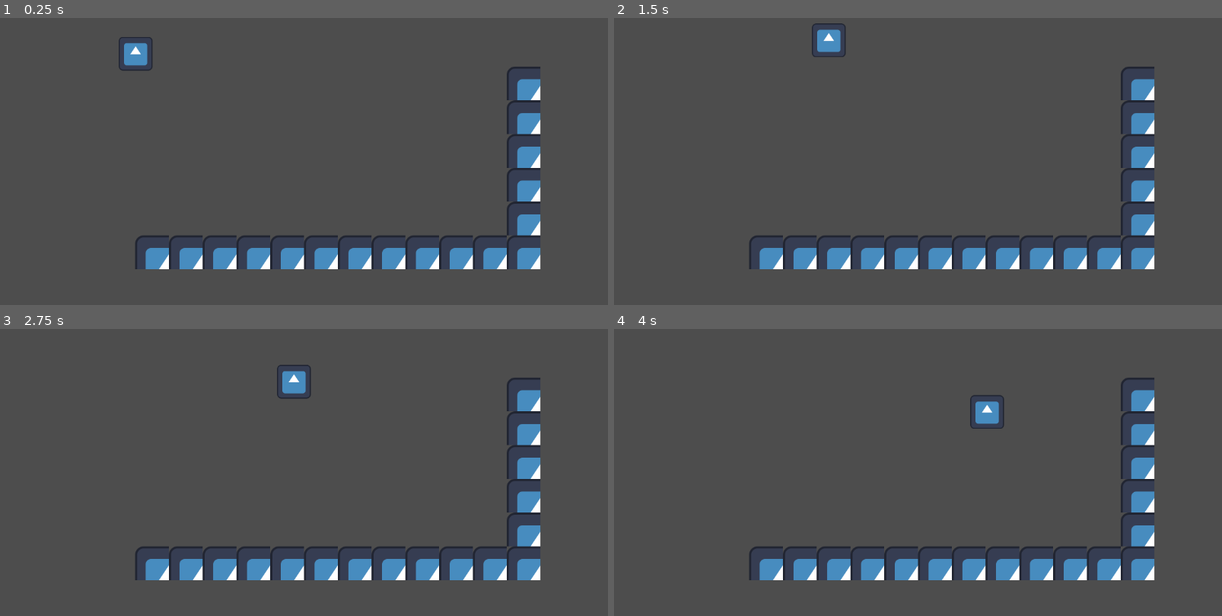
Above: before the commit, frames 1-4 (two rows, left to right).
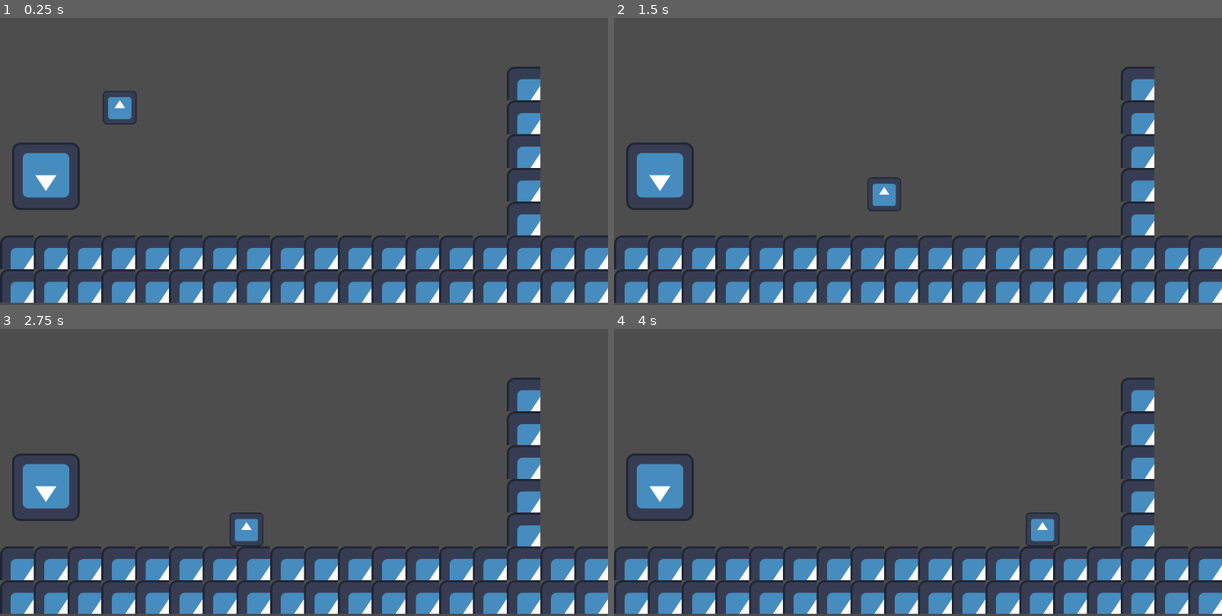
Above: after the commit, the same moments.

Repository: Will-Cupa/curvy-blast
Game: Godot game, scene res://scenes/tutoriel.tscn
Two runs of this game, one before a commit and one after it. Both use one fixed random seed, a clock stepped at 60 frames per second and the inputs below. The engine's default icon, where the game draws it, is replaced by a stand-in: a white triangle on a blue panel in a dark square.
Inputs:
- Up to frame 1 (0.25 s): no input
- Up to frame 2 (1.5 s): tap Enter (ui_accept) at 0.5, 1.35 s; hold Enter (ui_accept) 0.53-1.28 s; hold Right (ui_right) from 0.53 s (still down)
- Up to frame 3 (2.75 s): tap Enter (ui_accept) at 1.52, 1.82 s; release Right (ui_right) at 2.03 s; hold Left (ui_left) from 2.03 s (still down); hold Enter (ui_accept) from 2.03 s (still down)
- Up to frame 4 (4 s): release Left (ui_left) at 2.78 s; release Enter (ui_accept) at 2.78 s; hold Right (ui_right) from 2.78 s (still down); tap Enter (ui_accept) at 2.85, 3.02, 3.32 s; hold Enter (ui_accept) from 3.53 s (still down)

The runs differ from the first frame. In frame 1, 11% of the frame differs, in the area x 0-100%, y 6-100%; in frame 2, 11%; in frame 3, 11%; in frame 4, 11%, in the area x 0-100%, y 23-100%.

Commit message:
ajout d'un proto canon de test pour le player

Diff:
--- a/curvy-blast-the-game/scenes/player.tscn
+++ b/curvy-blast-the-game/scenes/player.tscn
@@ -39,7 +39,7 @@
 [sub_resource type="CircleShape2D" id="CircleShape2D_ib2r7"]
 radius = 32.0156
 
-[node name="CharacterBody2D" type="CharacterBody2D"]
+[node name="Player" type="CharacterBody2D"]
 script = ExtResource("1_dt2iw")
 
 [node name="Sprite2D" type="Sprite2D" parent="."]
--- /dev/null
+++ b/curvy-blast-the-game/scenes/testEthanCanon.tscn
@@ -0,0 +1,21 @@
+[gd_scene load_steps=4 format=3 uid="uid://bni3d7nq76k8s"]
+
+[ext_resource type="Script" path="res://scripts/EthanCanonTest.gd" id="1_ctemk"]
+[ext_resource type="Texture2D" uid="uid://b6tvn3hbwbx6f" path="res://assets/icon.svg" id="2_6dksb"]
+
+[sub_resource type="RectangleShape2D" id="RectangleShape2D_qur3m"]
+size = Vector2(150, 143)
+
+[node name="StaticBody2D" type="StaticBody2D"]
+script = ExtResource("1_ctemk")
+
+[node name="Sprite2D" type="Sprite2D" parent="."]
+texture = ExtResource("2_6dksb")
+flip_v = true
+
+[node name="Area2D" type="Area2D" parent="."]
+
+[node name="CollisionShape2D" type="CollisionShape2D" parent="Area2D"]
+shape = SubResource("RectangleShape2D_qur3m")
+
+[connection signal="body_entered" from="Area2D" to="." method="_on_area_2d_body_entered"]
--- a/curvy-blast-the-game/scenes/tutoriel.tscn
+++ b/curvy-blast-the-game/scenes/tutoriel.tscn
@@ -1,7 +1,8 @@
-[gd_scene load_steps=5 format=3 uid="uid://ctpxw4yoncqk1"]
+[gd_scene load_steps=6 format=3 uid="uid://ctpxw4yoncqk1"]
 
 [ext_resource type="Texture2D" uid="uid://b6tvn3hbwbx6f" path="res://assets/icon.svg" id="1_dnt8h"]
 [ext_resource type="PackedScene" uid="uid://cjyn8on0dme0a" path="res://scenes/player.tscn" id="1_qapnw"]
+[ext_resource type="PackedScene" uid="uid://bni3d7nq76k8s" path="res://scenes/testEthanCanon.tscn" id="3_3osfc"]
 
 [sub_resource type="TileSetAtlasSource" id="TileSetAtlasSource_c6fg3"]
 texture = ExtResource("1_dnt8h")
@@ -23,10 +24,12 @@
 [node name="TileMap" type="TileMap" parent="."]
 tile_set = SubResource("TileSet_ssfd8")
 format = 2
-layer_0/tile_data = PackedInt32Array(-131066, 0, 0, -65530,  …(168 unchanged characters)… 262141, 0, 0, 262140, 0, 0, 262139, 0, 0)
+layer_0/tile_data = PackedInt32Array(-131066, 0, 0, -65530,  …(168 unchanged characters)… 262141, 0, 0, 262140, 0, 0, 262139, 0, 0, 262138, 0, 0, 262137, 0, 0, 262136, 0, 0, 262135, 0, 0, 196615, 0, 0, 196616, 0, 0, 196617, 0, 0, 196618, 0, 0, 196619, 0, 0, 196620, 0, 0, 196621, 0, 0, 196622, 0, 0, 196623, 0, 0, 196624, 0, 0, 327671, 0, 0, 262160, 0, 0, 327672, 0, 0, 327673, 0, 0, 327674, 0, 0, 327675, 0, 0, 327676, 0, 0, 327677, 0, 0, 327678, 0, 0, 327679, 0, 0, 262144, 0, 0, 262145, 0, 0, 262146, 0, 0, 262147, 0, 0, 262148, 0, 0, 262149, 0, 0, 262150, 0, 0, 262151, 0, 0, 262152, 0, 0, 262153, 0, 0, 262154, 0, 0, 262155, 0, 0, 262156, 0, 0, 262157, 0, 0, 262158, 0, 0, 262159, 0, 0)
 
 [node name="CharacterBody2D" parent="." instance=ExtResource("1_qapnw")]
-unique_name_in_owner = true
 position = Vector2(-349, -83)
 
 [node name="Camera2D" type="Camera2D" parent="."]
+
+[node name="StaticBody2D" parent="." instance=ExtResource("3_3osfc")]
+position = Vector2(-489, 80)
--- /dev/null
+++ b/curvy-blast-the-game/scripts/EthanCanonTest.gd
@@ -0,0 +1,27 @@
+extends StaticBody2D
+const PLAYER = preload("res://scenes/player.tscn")
+@onready var area_2d: Area2D = $Area2D
+
+var objectInside = false
+var obect
+
+# Called when the node enters the scene tree for the first time.
+func _ready() -> void:
+	pass # Replace with function body.
+
+
+# Called every frame. 'delta' is the elapsed time since the previous frame.
+func _process(delta: float) -> void:
+	if (objectInside):
+		if(Input.is_action_pressed("ui_accept")):
+			obect.shoot("2*cos(x)")
+
+
+
+func _on_area_2d_body_entered(body: Node2D) -> void:
+	print("entrer")
+	if body is Player:
+		body.enterCanon(position.x,position.y)
+		obect = body
+		objectInside = true
+		print("ok")
--- a/curvy-blast-the-game/scripts/player.gd
+++ b/curvy-blast-the-game/scripts/player.gd
@@ -1,19 +1,18 @@
-extends CharacterBody2D
+class_name Player extends CharacterBody2D
 
 @onready var animation: AnimatedSprite2D = $AnimatedSprite2D
-
 
 const SPEED = 300.0
 const JUMP_VELOCITY = -400.0
 
-const CANNON_VELOCITY = 2
+const CANNON_VELOCITY = 3
 var XYScale = 30
 
 # Get the gravity from the project settings to be synced with RigidBody nodes.
 var gravity = ProjectSettings.get_setting("physics/2d/default_gravity")
 
 var expression = Expression.new()
-var canoned = true
+var canoned = false
 var inCanon = false
 var functionCurve  = "2*cos(x)+4"
 var xRelatif = 0
@@ -64,6 +63,7 @@
 		canoned = false
 
 func _physics_process(delta):
+
 	if(inCanon):
 		animation.play("inCanon")
 
Not shown: 1 places in curvy-blast-the-game/scenes/canon.tscn that only renumber resources
